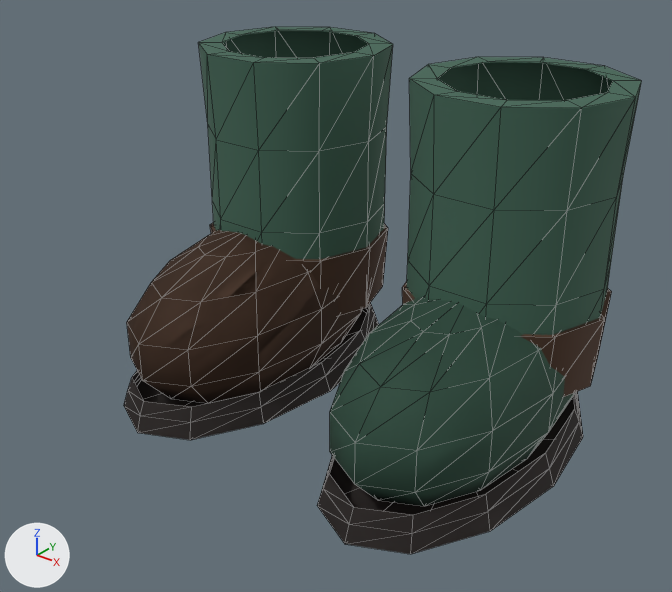
Before and after pictures for a commit that changed the glTF model outils/tableau-de-bord/modeles/figurine/shoes.glb.
Before and after are seen from a camera (50 mm lens) standing at (0.355, -0.511, 0.368) and looking at (0.008, -0.078, 0.099). The axes (+X, +Y, +Z) are drawn at lower left. The lights are the same throughout. The picture after the commit comes second. Mesh edges are drawn as thin lines.

Names of what the first picture shows: 'shoes-boots', 'shoes-pebble'.
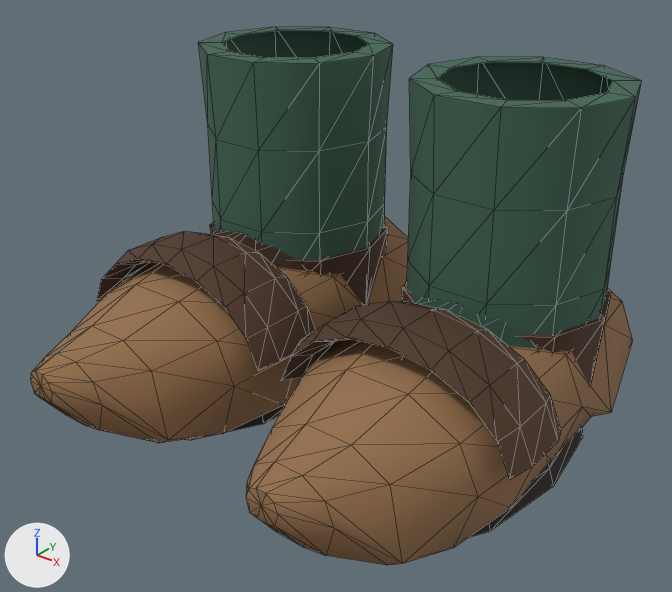
Pixel boxes (x1, y1, x2, y2) of what changed, in the pictures (672 x 592 px):
'shoes-clogs', added (brown)
    after: (30, 217, 633, 565)
'shoes-pebble', unchanged, covered by the edit
    before: (124, 222, 612, 440)
    after: (187, 222, 612, 440)

The change, as a diff of the scene's bpy script:
```diff
--- a/outils/tableau-de-bord/modeles/figurine/shoes.glb.py
+++ b/outils/tableau-de-bord/modeles/figurine/shoes.glb.py
@@ me_shoes_clogs @@
+me_shoes_clogs.from_pydata(...)  # 296 vertices, 576 faces; spans x -0.179..0.179, y -0.242..0.099, z 0.001..0.121
+me_shoes_clogs.materials.append(mat_figurine)
@@ ob_shoes_clogs @@
+ob_shoes_clogs = bpy.data.objects.new('shoes-clogs', me_shoes_clogs)
+ob_shoes_clogs.location = (0.0, 0.0, 0.0)
```
